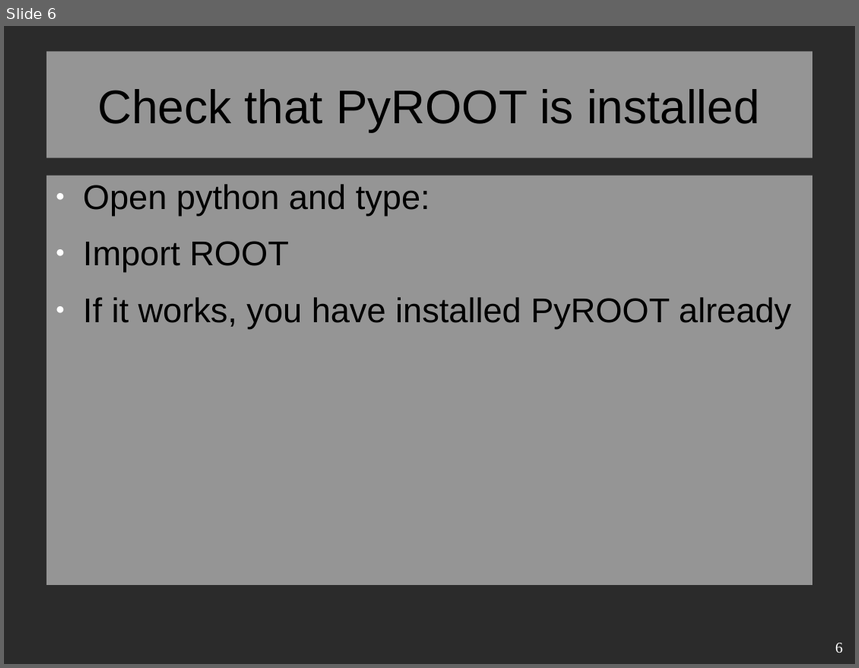
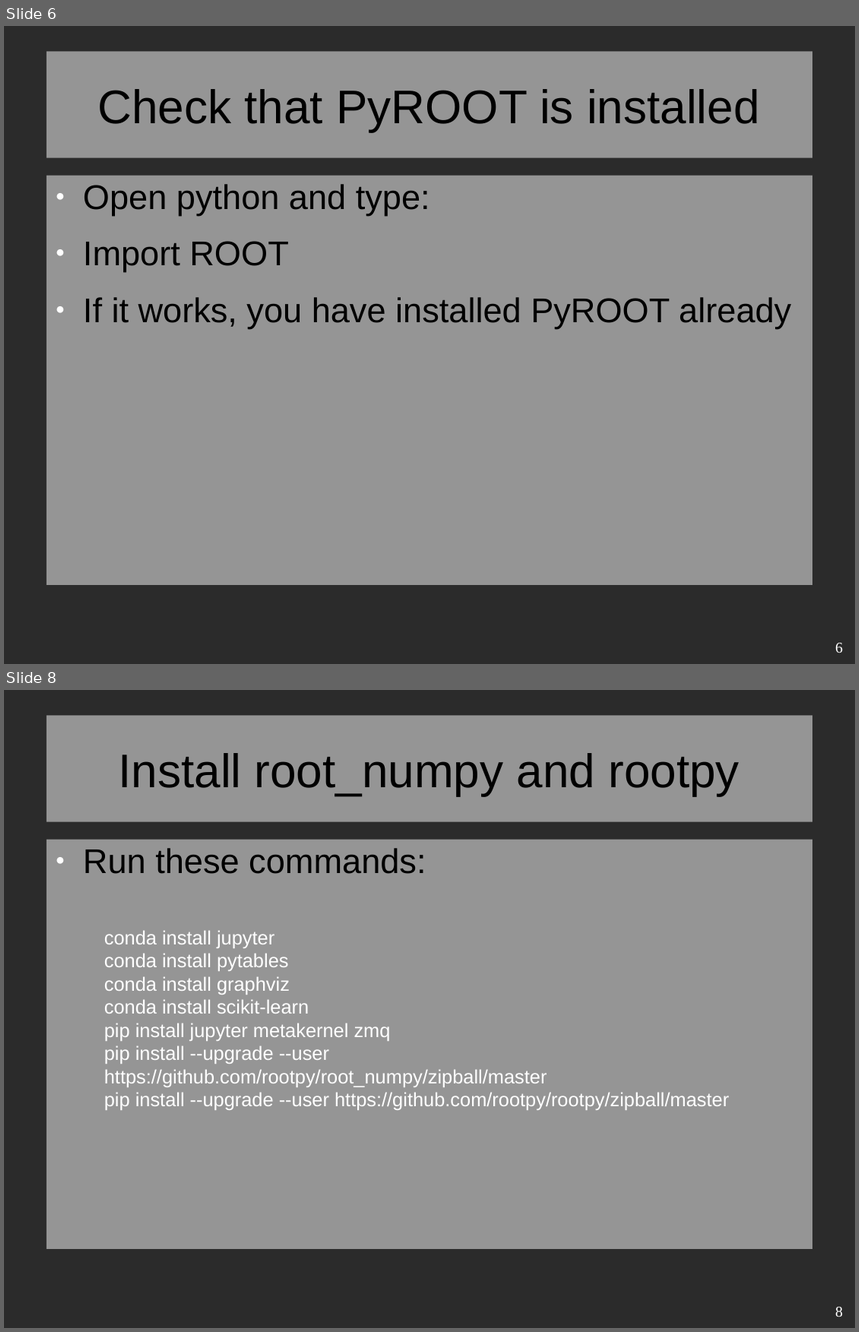
Before and after one commit to javadebadi/ROOT_Tutorial, a slide deck: 01_Introduction/02_Install.odp. Shown one above the other, each under a label of ours: slide 6 before the commit, slides 6 and 8 after it; the slides between them are not shown. The pictures are 859x668 and 859x1332 pixels, drawn with LibreOffice and Linux fonts; fonts in the diff are those of the drawing; background and template pictures are left out; a plain dark background stands for a picture behind light text. Boxes give left, top, right and bottom in pixels: in the first picture for what was removed or moved away, otherwise in the second. Text is boxed around its words. In the diff, an @@ line names an element or a change of style, - is before the commit and + after.

```diff
--- a/01_Introduction/02_Install.odp
+++ b/01_Introduction/02_Install.odp
@@ slide 8 added at (4, 690, 855, 1328), background picture (left out) @@
@@ title added at (47, 716, 813, 822), fill #FFFFFF at 50% opacity, 44 pt, text #000000 @@
+Install root_numpy and rootpy
@@ text added at (47, 839, 813, 1249), fill #FFFFFF at 50% opacity, 32 pt, text #000000 @@
+● Run these commands:
@@ text added at (104, 930, 729, 1110), 18 pt, text #FFFFFF @@
+conda install jupyter
+conda install pytables
+conda install graphviz
+conda install scikit-learn
+pip install jupyter metakernel zmq
+pip install --upgrade --user https://github.com/rootpy/root_numpy/zipball/master
+pip install --upgrade --user https://github.com/rootpy/rootpy/zipball/master
@@ page number added at (835, 1307, 843, 1317), 14 pt, text #FFFFFF @@
+8
```
Also in this commit, not shown: 2 other slides added, 1 other file.
